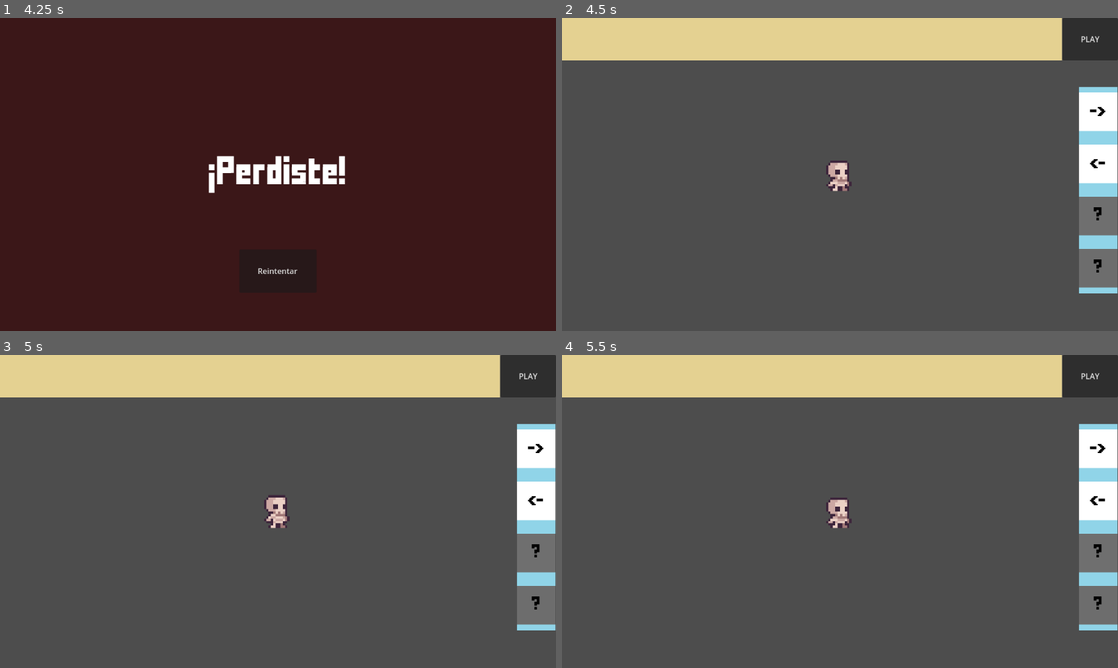
Above: before the commit, frames 1-4 (two rows, left to right).
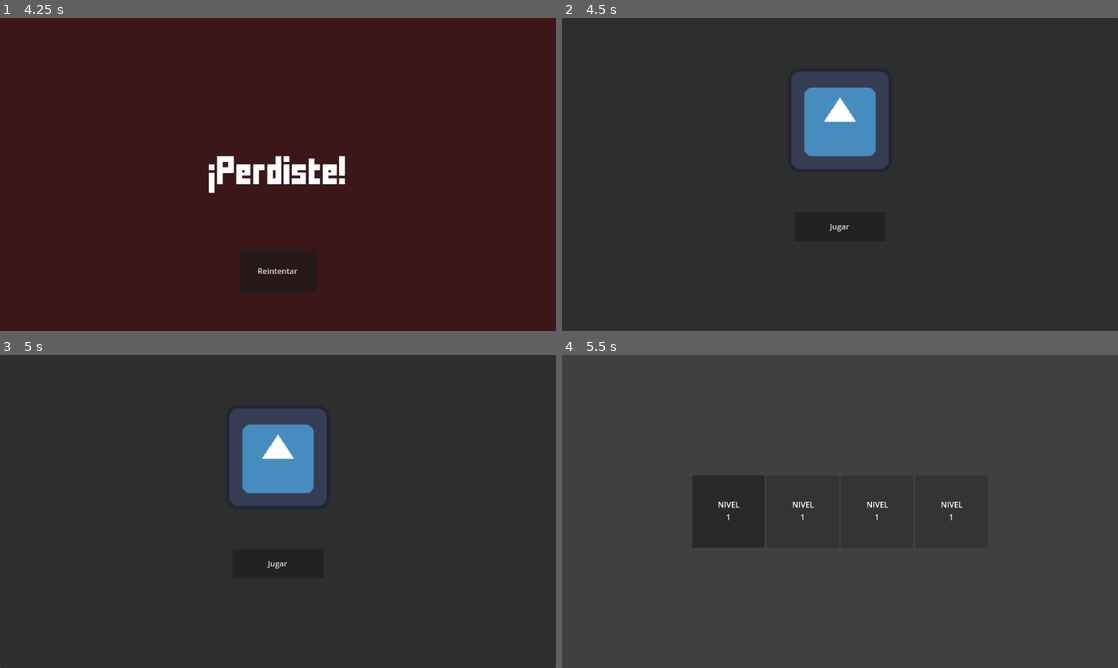
Above: after the commit, the same moments.

Repository: matiasbian/clash-of-code-game
Game: Godot game, scene res://Scenes/Game.tscn
The game is run twice, just before and just after one commit, with the same random seed, the same clock (stepped at 60 frames per second) and the same inputs. The engine's default icon, where the game draws it, is replaced by a stand-in: a white triangle on a blue panel in a dark square.
Inputs (mouse positions are in pixels of both pictures, inside the frame that each line leads up to):
- Up to frame 1 (4.25 s): click (533, 111) at 0.52 s; click "PLAY" at 1.25 s; click "PLAY" at 2 s; click (16, 39) at 2.77 s; click (533, 111) at 3.52 s
- Up to frame 2 (4.5 s): click "Reintentar" at 4.25 s
- Up to frame 3 (5 s): no input
- Up to frame 4 (5.5 s): click (840, 564) at 5 s, where only the run after the commit has a clickable "Jugar"

Frame 1 is identical in both runs. In frame 2, 96% of the frame differs, in the area x 0-100%, y 0-100%; in frame 3, 96%; in frame 4, 29%.
Error in both runs: Invalid access to property or key 'levelNumber' on a base object of type 'Nil'. (res://Scripts/Systems/HttpRequests/LevelObjects/LevelStructure.gd:8)

Commit message:
Main menu mockup + get player level 1 progress

Diff:
--- /dev/null
+++ b/Prefabs/UI/MainMenu/nivel_thubnail.tscn
@@ -0,0 +1,54 @@
+[gd_scene load_steps=2 format=3 uid="uid://btcu4smhl2uyx"]
+
+[ext_resource type="Script" path="res://Scripts/UI/MainMenu/LevelThumbnail.gd" id="1_0q5oo"]
+
+[node name="NivelThubnail" type="Button"]
+custom_minimum_size = Vector2(150, 150)
+size_flags_stretch_ratio = 0.85
+script = ExtResource("1_0q5oo")
+
+[node name="Nivel" type="Label" parent="."]
+layout_mode = 1
+anchors_preset = 8
+anchor_left = 0.5
+anchor_top = 0.5
+anchor_right = 0.5
+anchor_bottom = 0.5
+offset_left = -59.5
+offset_top = -26.0
+offset_right = 59.5
+offset_bottom = 26.0
+grow_horizontal = 2
+grow_vertical = 2
+text = "Nivel
+1"
+horizontal_alignment = 1
+uppercase = true
+
+[node name="Movimientos" type="Label" parent="."]
+visible = false
+layout_mode = 1
+anchors_preset = 12
+anchor_top = 1.0
+anchor_right = 1.0
+anchor_bottom = 1.0
+offset_top = -26.0
+grow_horizontal = 2
+grow_vertical = 0
+text = "Movimientos: 3"
+horizontal_alignment = 1
+
+[node name="Completado" type="Label" parent="."]
+visible = false
+modulate = Color(0, 1, 0.215686, 1)
+layout_mode = 1
+anchors_preset = 12
+anchor_top = 1.0
+anchor_right = 1.0
+anchor_bottom = 1.0
+offset_top = -52.0
+offset_bottom = -26.0
+grow_horizontal = 2
+grow_vertical = 0
+text = "Completado"
+horizontal_alignment = 1
--- /dev/null
+++ b/Scenes/MainMenu.tscn
@@ -0,0 +1,88 @@
+[gd_scene load_steps=6 format=3 uid="uid://cfgpcsq25pvlv"]
+
+[ext_resource type="Texture2D" uid="uid://dsp8a00cuuxeh" path="res://icon.svg" id="1_1ct40"]
+[ext_resource type="Script" path="res://Scripts/UI/MainMenu/PlayButton.gd" id="1_ve7o6"]
+[ext_resource type="PackedScene" uid="uid://btcu4smhl2uyx" path="res://Prefabs/UI/MainMenu/nivel_thubnail.tscn" id="2_ot65x"]
+[ext_resource type="Script" path="res://Scripts/UI/MainMenu/LevelDataHandler.gd" id="2_w5kg7"]
+[ext_resource type="Script" path="res://Scripts/Systems/HttpRequests/HtppNode.gd" id="5_wcmn7"]
+
+[node name="MainMenu" type="Node2D"]
+
+[node name="UI" type="CanvasLayer" parent="."]
+
+[node name="MainMenu" type="Panel" parent="UI"]
+anchors_preset = 15
+anchor_right = 1.0
+anchor_bottom = 1.0
+grow_horizontal = 2
+grow_vertical = 2
+
+[node name="Button" type="Button" parent="UI/MainMenu"]
+layout_mode = 1
+anchors_preset = -1
+anchor_left = 0.5
+anchor_top = 0.667
+anchor_right = 0.5
+anchor_bottom = 0.667
+offset_left = -94.0
+offset_top = -30.216
+offset_right = 94.0
+offset_bottom = 29.784
+grow_horizontal = 2
+grow_vertical = 2
+text = "Jugar"
+script = ExtResource("1_ve7o6")
+
+[node name="TextureRect" type="TextureRect" parent="UI/MainMenu"]
+layout_mode = 1
+anchors_preset = -1
+anchor_left = 0.5
+anchor_top = 0.327
+anchor_right = 0.5
+anchor_bottom = 0.327
+offset_left = -108.0
+offset_top = -107.896
+offset_right = 108.0
+offset_bottom = 108.104
+grow_horizontal = 2
+grow_vertical = 2
+texture = ExtResource("1_1ct40")
+stretch_mode = 4
+
+[node name="Levels" type="MarginContainer" parent="UI"]
+visible = false
+anchors_preset = 15
+anchor_right = 1.0
+anchor_bottom = 1.0
+grow_horizontal = 2
+grow_vertical = 2
+
+[node name="ColorRect" type="ColorRect" parent="UI/Levels"]
+layout_mode = 2
+color = Color(0.25098, 0.25098, 0.25098, 1)
+
+[node name="GridContainer" type="GridContainer" parent="UI/Levels"]
+layout_mode = 2
+size_flags_horizontal = 4
+size_flags_vertical = 4
+columns = 4
+script = ExtResource("2_w5kg7")
+
+[node name="NivelThubnail" parent="UI/Levels/GridContainer" instance=ExtResource("2_ot65x")]
+layout_mode = 2
+
+[node name="NivelThubnail2" parent="UI/Levels/GridContainer" instance=ExtResource("2_ot65x")]
+layout_mode = 2
+disabled = true
+
+[node name="NivelThubnail3" parent="UI/Levels/GridContainer" instance=ExtResource("2_ot65x")]
+layout_mode = 2
+disabled = true
+
+[node name="NivelThubnail4" parent="UI/Levels/GridContainer" instance=ExtResource("2_ot65x")]
+layout_mode = 2
+disabled = true
+
+[node name="HtppNode" type="Node2D" parent="."]
+script = ExtResource("5_wcmn7")
+URL = "http://localhost:3000/api/progress?userID=5"
--- a/Scripts/Gameplay/GameManager.gd
+++ b/Scripts/Gameplay/GameManager.gd
@@ -1,4 +1,4 @@
-extends Node
+class_name Game_Manager extends Node
 
 signal action_added(action)
 signal action_removed(index)
@@ -43,7 +43,7 @@
 	var blockNumber = playerPos.x / player.MOVEMENT_OFFSET_X
 	blockNumber = round(blockNumber)
 
-	print("block number " + str(blockNumber))
+	movementsExecuted += 1
 
 	if (playerPos.x < 0 || blockNumber > blocks.size() -1):
 		defeat()
--- a/Scripts/Systems/HttpRequests/HtppNode.gd
+++ b/Scripts/Systems/HttpRequests/HtppNode.gd
@@ -9,14 +9,6 @@
 func _ready():
 	# Create an HTTP request node and connect its completion signal.
 	HTTPget(URL)
-
-	# Perform a POST request. The URL below returns JSON as of writing.
-	# Note: Don't make simultaneous requests using a single HTTPRequest node.
-	# The snippet below is provided for reference only.
-	#var body = JSON.new().stringify({"name": "Godette"})
-	#error = http_request.request("https://httpbin.org/post", [], HTTPClient.METHOD_POST, body)
-	#if error != OK:
-	#	push_error("An error occurred in the HTTP request.")
 
 func HTTPget(url):
 	var http_request = HTTPRequest.new()
--- /dev/null
+++ b/Scripts/UI/MainMenu/LevelDataHandler.gd
@@ -0,0 +1,12 @@
+extends Control
+
+
+# Called when the node enters the scene tree for the first time.
+func _ready():
+	var httpNode:HTTP_REQUESTS = get_tree().root.get_node("MainMenu/HtppNode")
+	httpNode.data_retrieved.connect(_fillLevelInfo)
+	print("ready")
+
+func _fillLevelInfo(data):
+	get_child(0).setData(data)
+	print(data)
--- /dev/null
+++ b/Scripts/UI/MainMenu/LevelThumbnail.gd
@@ -0,0 +1,15 @@
+extends Button
+
+@onready var completed = get_node("Completado")
+@onready var movements = get_node("Movimientos")
+
+func _pressed():
+	get_tree().change_scene_to_file("res://Scenes/Game.tscn")
+
+func setData(progress):
+	if (progress.size() > 0):
+		var data = progress[0]
+		movements.text = "Movimientos: " + str(data.movements)
+
+	completed.visible = progress.size() > 0
+	movements.visible = progress.size() > 0
--- /dev/null
+++ b/Scripts/UI/MainMenu/PlayButton.gd
@@ -0,0 +1,8 @@
+extends Button
+
+@onready var MainMenu = get_node("/root/MainMenu/UI/MainMenu")
+@onready var LevelsMenu = get_node("/root/MainMenu/UI/Levels")
+
+func _pressed():
+	MainMenu.visible = false
+	LevelsMenu.visible = true
--- a/Scripts/UI/PopUps/PopUpsManager.gd
+++ b/Scripts/UI/PopUps/PopUpsManager.gd
@@ -2,7 +2,7 @@
 
 @onready var victory = get_node("Victory")
 @onready var defeat = get_node("Defeat")
-@onready var game_manager = get_node("/root/Node2D/Systems/GameManager")
+@onready var game_manager:Game_Manager = get_node("/root/Node2D/Systems/GameManager")
 @onready var http_req:HTTP_REQUESTS = get_node("/root/Node2D/Systems/HttpRequests")
 
 @onready var victory_button:Button = get_node("Victory/ColorRect/Button")
@@ -24,7 +24,7 @@
 	victory.visible = true
 
 func restart_level():
-	get_tree().reload_current_scene()
+	get_tree().change_scene_to_file("res://Scenes/MainMenu.tscn")
 
 func level_ended(response):
 	restart_level()
@@ -33,6 +33,6 @@
 	var body = {
 		"userID": 5,
 		"levelNumber": 3,
-		"movements": 3
+		"movements": game_manager.movementsExecuted
 	}
 	http_req.HTTPPost(http_req.URL_POST, body)
